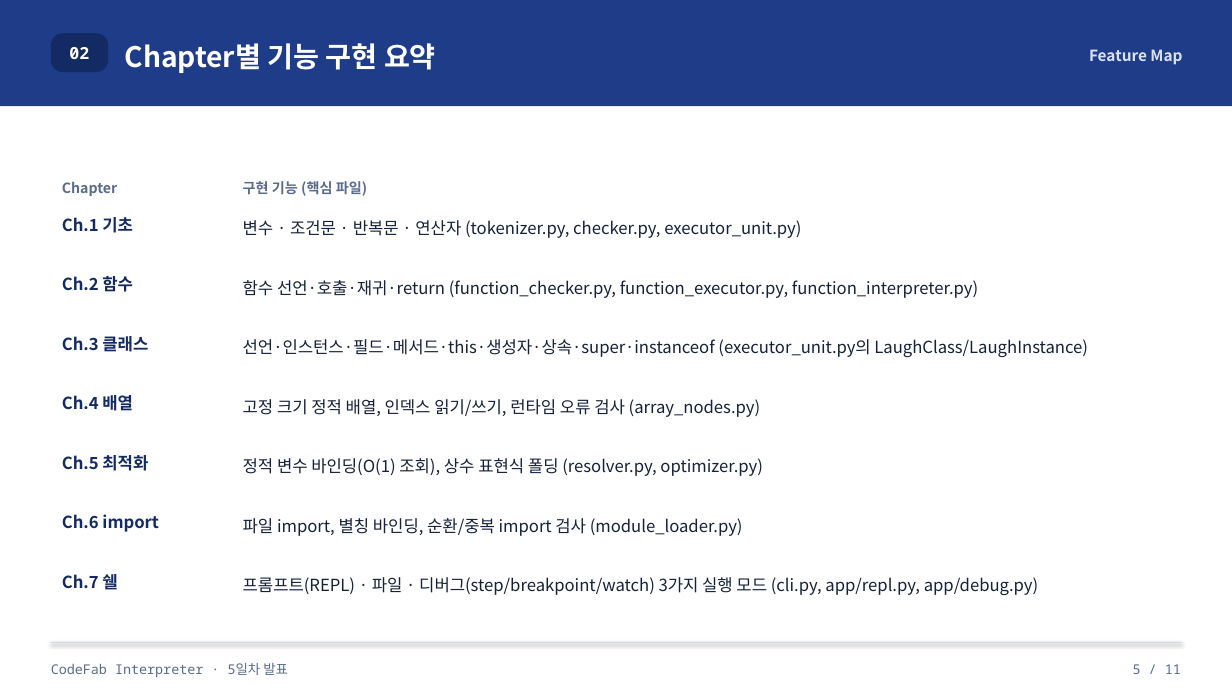
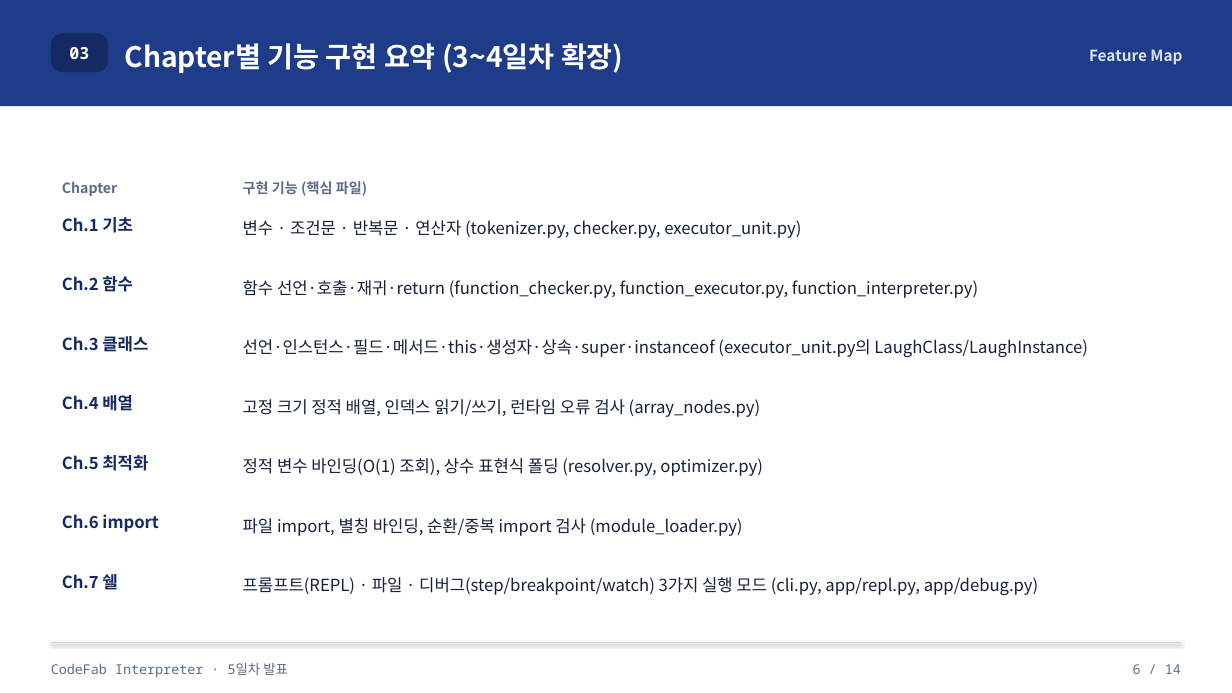
Before and after one commit to kimbyungnam/CodeFab-4, a slide deck: slide 6 of docs/CodeFab_발표자료_초안.pptx (slide 5 before the commit). Drawn at 1232x693 pixels with LibreOffice and Linux fonts; fonts in the diff are those of the drawing. Boxes give left, top, right and bottom in pixels: in the first picture for what was removed or moved away, otherwise in the second. Text is boxed around its words. In the diff, an @@ line names an element or a change of style, - is before the commit and + after.

```diff
--- a/docs/CodeFab_발표자료_초안.pptx
+++ b/docs/CodeFab_발표자료_초안.pptx
@@ text in rounded rectangle at (x1=69, y1=47, x2=89, y2=59): text changed @@
-02
+03
@@ text at (x1=125, y1=43, x2=624, y2=73): text changed @@
-Chapter별 기능 구현 요약
+Chapter별 기능 구현 요약 (3~4일차 확장)
@@ text at (x1=1133, y1=664, x2=1181, y2=674): text changed @@
-5 / 11
+6 / 14
```
Also in this commit, not shown: 12 other slides changed, 1 slide added.
